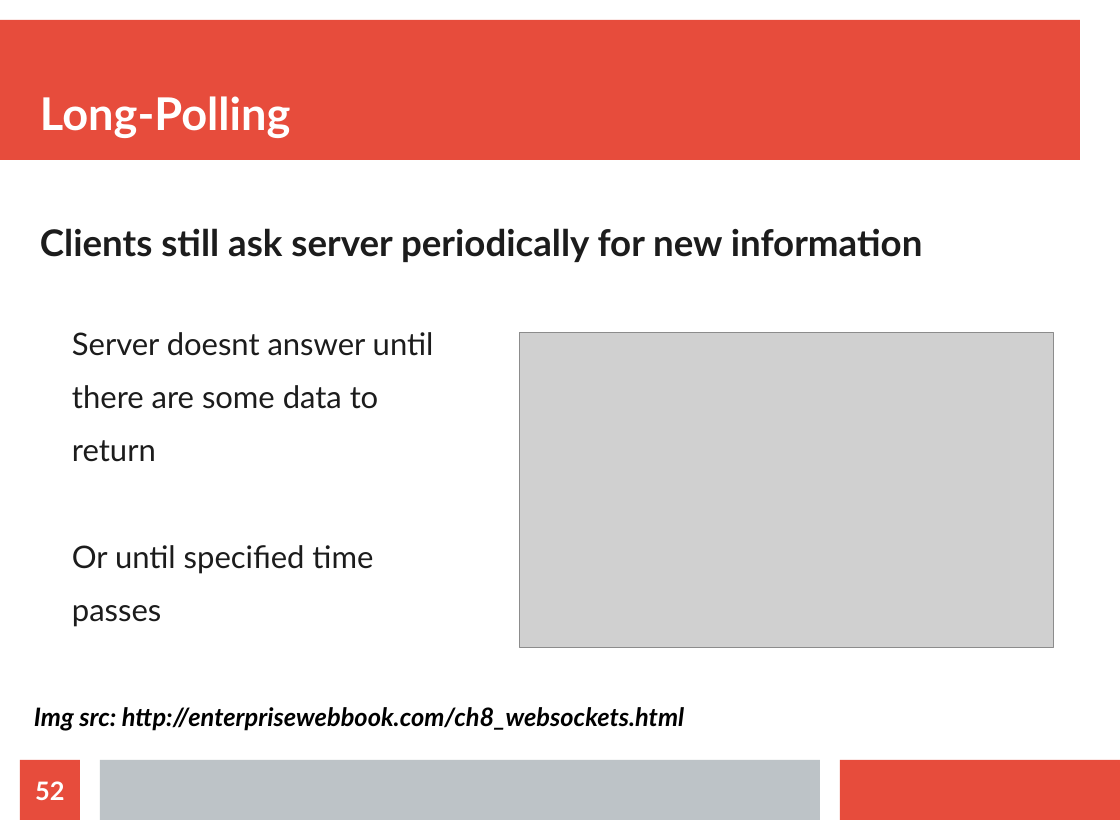
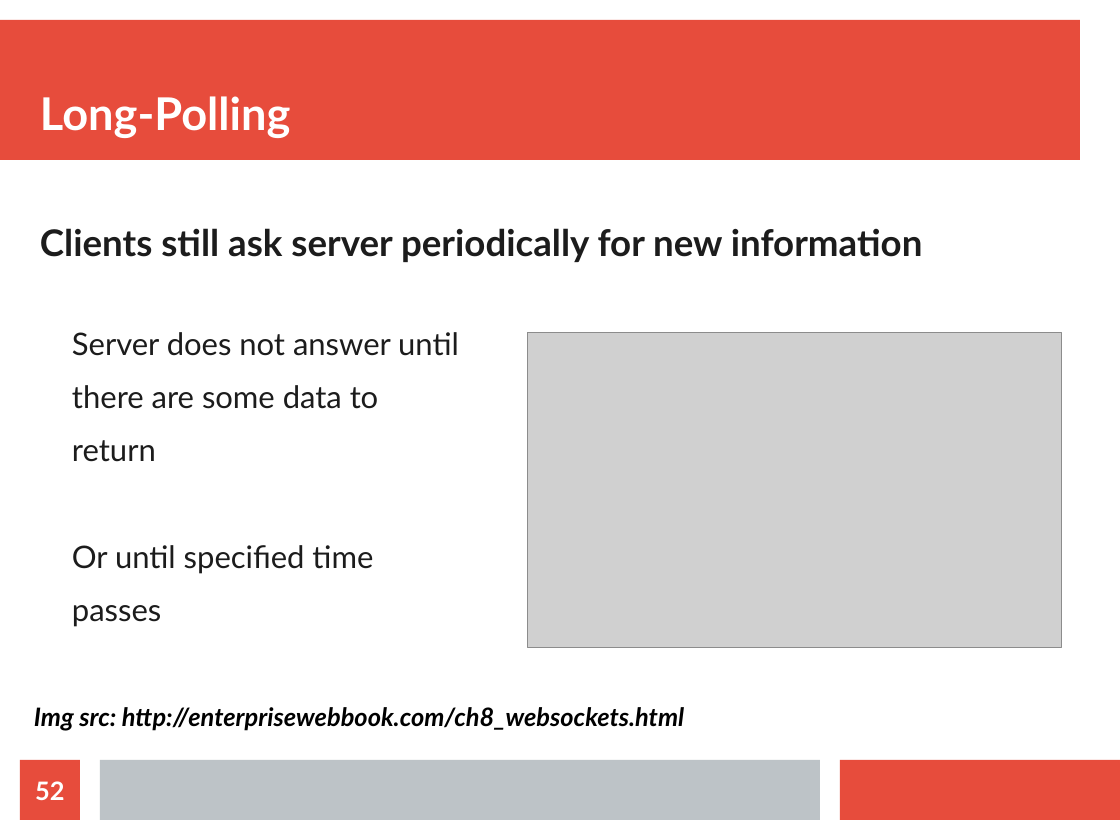
Before and after one commit to maxotta/pia-labs, a slide deck: slide 52 of lectures/ws_wsockets/ws_wsockets.odp. Drawn at 1120x840 pixels with LibreOffice and Linux fonts; fonts in the diff are those of the drawing; grey boxes stand for pictures. Boxes give left, top, right and bottom in pixels: in the first picture for what was removed or moved away, otherwise in the second. Text is boxed around its words. In the diff, an @@ line names an element or a change of style, - is before the commit and + after.

```diff
--- a/lectures/ws_wsockets/ws_wsockets.odp
+++ b/lectures/ws_wsockets/ws_wsockets.odp
@@ text at (72, 332, 459, 356): text changed @@
-  Server doesnt answer until
+  Server does not answer until
@@ picture: place and size @@
-picture at (520, 333, 1054, 648)
+picture at (528, 333, 1062, 648)
```
Also in this commit, not shown: 2 other slides changed, 1 other file.
